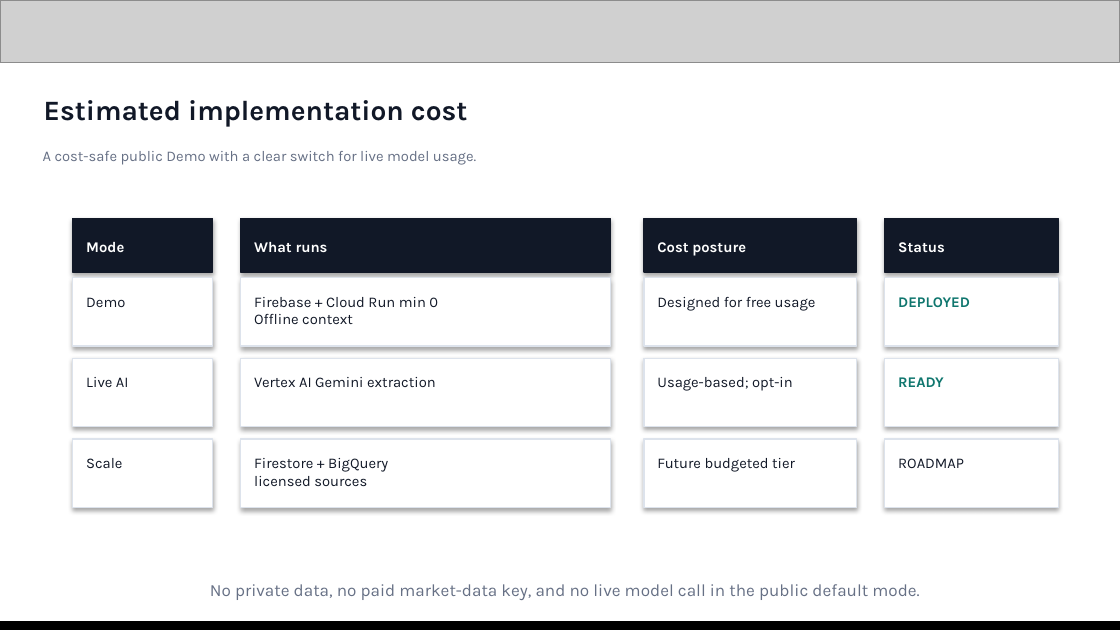
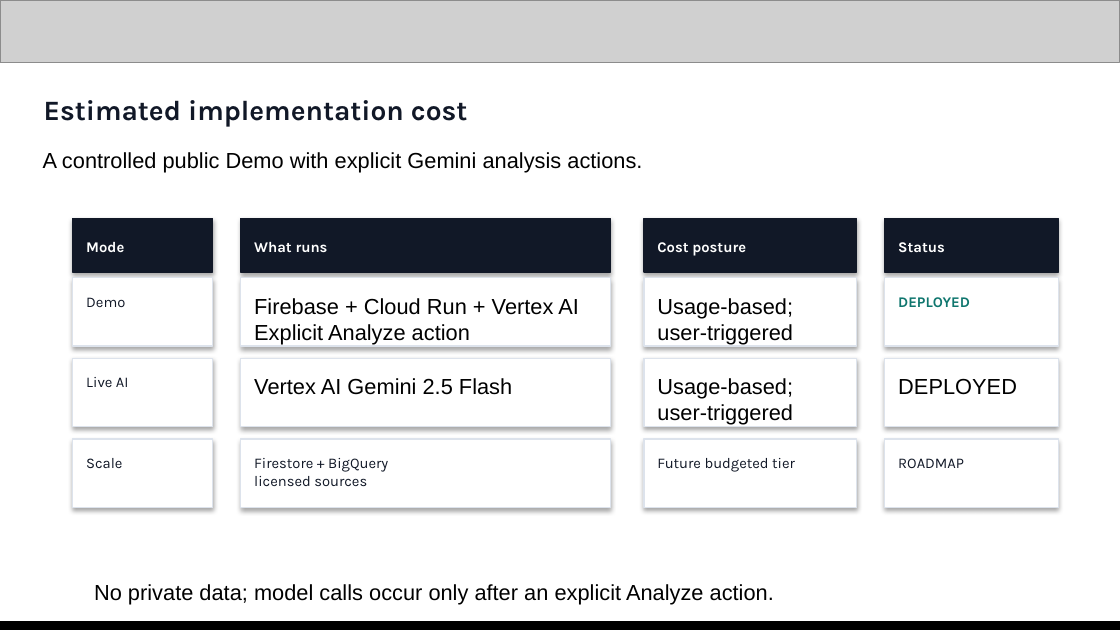
Before and after one commit to vzzzzzzz17/signalledger-ai-builder-cup-2026, a slide deck: slide 9 of SignalLedger-Official-Submission-Template.pptx. Drawn at 1120x630 pixels with LibreOffice and Linux fonts; fonts in the diff are those of the drawing; grey boxes stand for pictures. Boxes give left, top, right and bottom in pixels: in the first picture for what was removed or moved away, otherwise in the second. Text is boxed around its words. In the diff, an @@ line names an element or a change of style, - is before the commit and + after.

Commit message:
Verify and document live Vertex AI Gemini integration

```diff
--- a/SignalLedger-Official-Submission-Template.pptx
+++ b/SignalLedger-Official-Submission-Template.pptx
@@ text at bbox=[43, 152, 642, 173]: text changed; size 9.5 to 14 pt; font Karla to Arial; text colour #667085 to #000000 @@
-A cost-safe public Demo with a clear switch for live model usage.
+A controlled public Demo with explicit Gemini analysis actions.
@@ text at bbox=[254, 298, 579, 345]: text changed; size 9.5 to 14 pt; font Karla to Arial; text colour #111827 to #000000 @@
-Firebase + Cloud Run min 0
-Offline context
+Firebase + Cloud Run + Vertex AI
+Explicit Analyze action
@@ text at bbox=[657, 298, 793, 345]: text changed; size 9.5 to 14 pt; font Karla to Arial; text colour #111827 to #000000 @@
-Designed for free usage
+Usage-based; user-triggered
@@ text at bbox=[254, 378, 512, 395]: text changed; size 9.5 to 14 pt; font Karla to Arial; text colour #111827 to #000000 @@
-Vertex AI Gemini extraction
+Vertex AI Gemini 2.5 Flash
@@ text at bbox=[657, 378, 793, 425]: text changed; size 9.5 to 14 pt; font Karla to Arial; text colour #111827 to #000000 @@
-Usage-based; opt-in
+Usage-based; user-triggered
@@ text at bbox=[898, 378, 1017, 395]: text changed; size 9.5 to 14 pt; font Karla to Arial; text colour #0F766E to #000000; bold off @@
-READY
+DEPLOYED
@@ text at bbox=[94, 584, 774, 605]: text changed; size 11 to 14 pt; font Karla to Arial; text colour #667085 to #000000 @@
-No private data, no paid market-data key, and no live model call in the public default mode.
+No private data; model calls occur only after an explicit Analyze action.
```
Also in this commit, not shown: 2 other slides changed, 5 other files.
